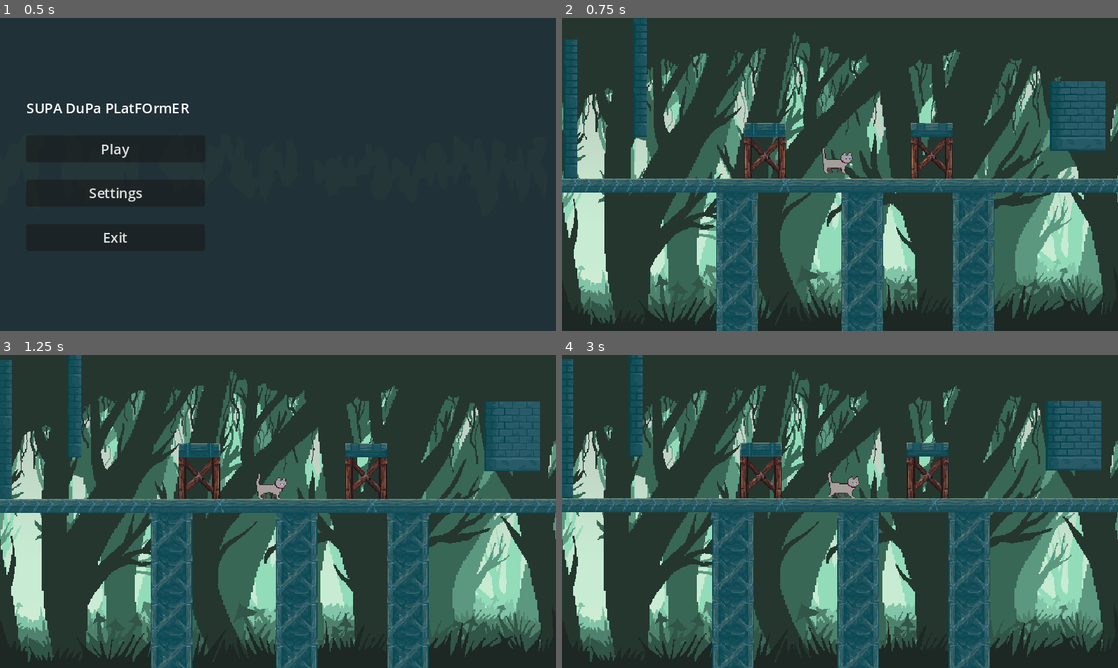
Above: before the commit, frames 1-4 (two rows, left to right).
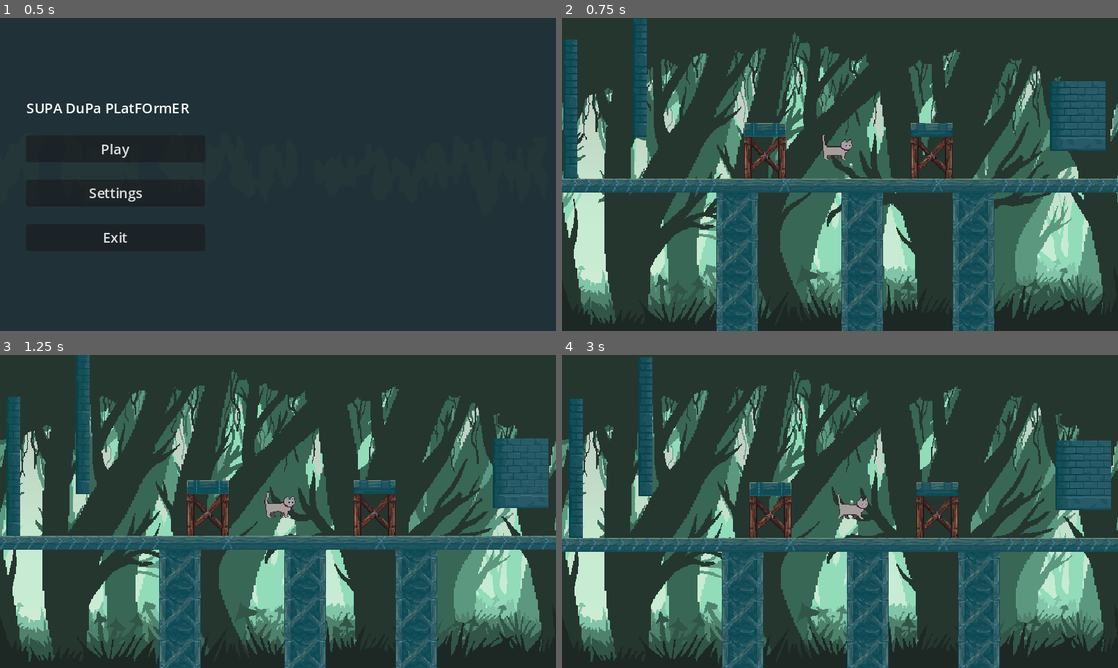
Above: after the commit, the same moments.

Repository: DrDGS/CatPlatformer
Game: Godot game, scene res://Scenes/UI/main_menu.tscn
The game is run twice, just before and just after one commit, with the same random seed, the same clock (stepped at 60 frames per second) and the same inputs.
Inputs:
- Up to frame 1 (0.5 s): no input
- Up to frame 2 (0.75 s): click "Play" at 0.5 s
- Up to frame 3 (1.25 s): no input
- Up to frame 4 (3 s): hold D (move_right) 1.28-2 s; hold Shift (run) 1.28-2 s; tap E (TestTakeDamage) at 1.35 s; tap Space (jump) at 1.52, 1.82 s; click "Play" at 2 s; hold D (move_right) from 2.78 s (still down); tap Shift (run) at 2.85 s

Frame 1 is identical in both runs. In frame 2, 0.4% of the frame differs, in the area x 46-53%, y 37-50%; in frame 3, 26%; in frame 4, 27%, in the area x 0-100%, y 0-100%.
Error after the commit: Invalid operands 'float' and 'Vector2' in operator '+'. (res://Scripts/Character/Player.gd:55)

Commit message:
Modified jump mechanic on physics view

Diff:
--- a/Scripts/Character/Player.gd
+++ b/Scripts/Character/Player.gd
@@ -4,16 +4,32 @@
 # VEL_RUN_COEF - multiplies SPEED to get running speed
 # ACCELERATION - delta for reaching speed
 # AC_STOP_COEF - multiplies ACCELERATION to get delta for dropping speed
-# JUMP_VELOCITY - vertical speed
 
 @export var SPEED = 100.0
 @export var VEL_RUN_COEF = 3
 @export var ACCELERATION = 30
 @export var AC_STOP_COEF = 1.25
-@export var JUMP_VELOCITY = -400.0
-@export var WALL_ClIMBING_VELOCITY = 25
+
+# Relating to JUMP Mechanic
+# JUMP_HEIGHT - height of peak
+# TIME_ASCEND - reaching peak time
+# TIME_DESCEND - falling on floor time
+# JUMP_VELOCITY - self-explanatory name
+# GRAVITY_ASC - gravity while ascending (~980 - approx project var)
+# GRAVITY_DSC - gravity while descending
+
+@export var JUMP_HEIGHT = -80
+@export var TIME_ASCEND = 0.4
+@export var TIME_DESCEND = 0.5
+
+@onready var JUMP_VELOCITY = (2 * JUMP_HEIGHT) / (TIME_ASCEND)
+@onready var GRAVITY_ASC = (-2 * JUMP_HEIGHT) / (TIME_ASCEND * TIME_ASCEND)
+@onready var GRAVITY_DSC = (-2 * JUMP_HEIGHT) / (TIME_DESCEND * TIME_DESCEND)
+
+
+@export var WALL_CLIMBING_VELOCITY = 25
 @export var WALL_KNOKBACK = 200
-var gravity = ProjectSettings.get_setting("physics/2d/default_gravity")
+
 
 @export var hpComponent : Node2D
 @export var plInput : Node2D
@@ -30,18 +46,21 @@
 
 func _physics_process(delta):
 	apply_gravity(delta)
-	state_machine()
-	print("Player_state: ", State.keys()[player_state])
-
+	state_machine(delta)
+	print("Player state: ", State.keys()[player_state])
 	move_and_slide()
 
 
 func apply_gravity(delta):
-	if not (is_on_floor() or is_on_wall()):
-		velocity.y += gravity * delta
+	velocity.y += get_gravity() * delta
+	print("Gravity: ", get_gravity())
 
 
-func state_machine():
+func get_gravity():
+	return GRAVITY_ASC if velocity.y < 0.0 else GRAVITY_DSC
+
+
+func state_machine(delta):
 	match player_state:
 		State.Idle:
 			player_idle()
@@ -53,7 +72,8 @@
 			player_run()
 
 		State.Jump:
-			player_jump()
+			print("JUMP")
+			player_jump(delta)
 
 
 func player_idle():
@@ -90,8 +110,10 @@
 		player_state = State.Jump
 
 
-func player_jump():
+func player_jump(delta):
 	velocity.y = JUMP_VELOCITY
+
+	print("Vertical velocity: ", velocity.y)
 
 	if is_on_floor() and not plInput.direction:
 		player_state = State.Idle
@@ -99,6 +121,25 @@
 		player_state = State.Walk
 	if is_on_floor() and plInput.direction and plInput.is_run:
 		player_state = State.Run
+	if plInput.is_jump and not is_on_floor():
+		pass
+
+
+func jump_animation_finished():
+	player_state = State.Idle
+
+
+func _process(_delta):
+	animation_logic(Vector2(plInput.direction, 0))
+	player_animation()
+	if (Input.is_action_just_pressed("TestTakeDamage")):
+		hpComponent.take_damage(1);
+
+
+func animation_logic(direction : Vector2):
+	animation_tree["parameters/blend_position"] = direction.normalized();
+	if direction.x != 0:
+		$Sprite2D.flip_h = direction.x < 0
 
 
 func player_animation():
@@ -111,64 +152,3 @@
 			animation_player.play("CatWalk")
 		State.Jump:
 			animation_player.play("CatJump")
-
-
-func animation_logic(direction : Vector2):
-	animation_tree["parameters/blend_position"] = direction.normalized();
-	if direction.x != 0:
-		$Sprite2D.flip_h = direction.x < 0
-
-
-func _process(_delta):
-	animation_logic(Vector2(plInput.direction, 0))
-	player_animation()
-	if (Input.is_action_just_pressed("TestTakeDamage")):
-		hpComponent.take_damage(1);
-
-
-	#player_falling(delta)
-	#player_idle()
-	## Move
-	#player_walk(direction)
-	#if Input.is_action_pressed("run"):
-		#player_run(direction)
-	#
-	#player_jump(direction)
-##	player_climbing(delta)
-#
-	#print("State: ", State.keys()[current_state], " direction: ", direction)
-	#player_animation()
-	#
-#
-	#if is_on_wall() and not is_on_floor():
-		#is_wall_climbing = Input.is_action_pressed("ui_right") or Input.is_action_pressed("ui_left")
-	#else:
-		#is_wall_climbing = false
-	#if is_wall_climbing:
-		#var collision = get_slide_collision(0)
-		#var body = collision.get_collider()
-		#var wall_type = body.get_layer_for_body_rid(collision.get_collider_rid())
-		#if wall_type == 0:
-			#velocity.y += (WALL_ClIMBING_VELOCITY * delta)
-			#velocity.y = min(velocity.y, WALL_ClIMBING_VELOCITY)
-		#else:
-			#velocity.y = min(velocity.y, 0)
-
-
-#func player_climbing(delta):
-	#if is_on_wall() and not is_on_floor():
-		#if (Input.is_action_pressed("move_right")
-				#or Input.is_action_pressed("move_left")) :
-			#current_state = State.Climbing
-		#else:
-			#current_state = State.Idle
-			#
-	#if current_state == State.Climbing:
-		#var collision = get_slide_collision(0)
-		#var body = collision.get_collider()
-		#var wall_type = body.get_layer_for_body_rid(collision.get_collider_rid())
-		#if wall_type == 0:
-			#velocity.y += (WALL_ClIMBING_VELOCITY * delta)
-			#velocity.y = min(velocity.y, WALL_ClIMBING_VELOCITY)
-		#else:
-			#velocity.y = min(velocity.y, 0)
